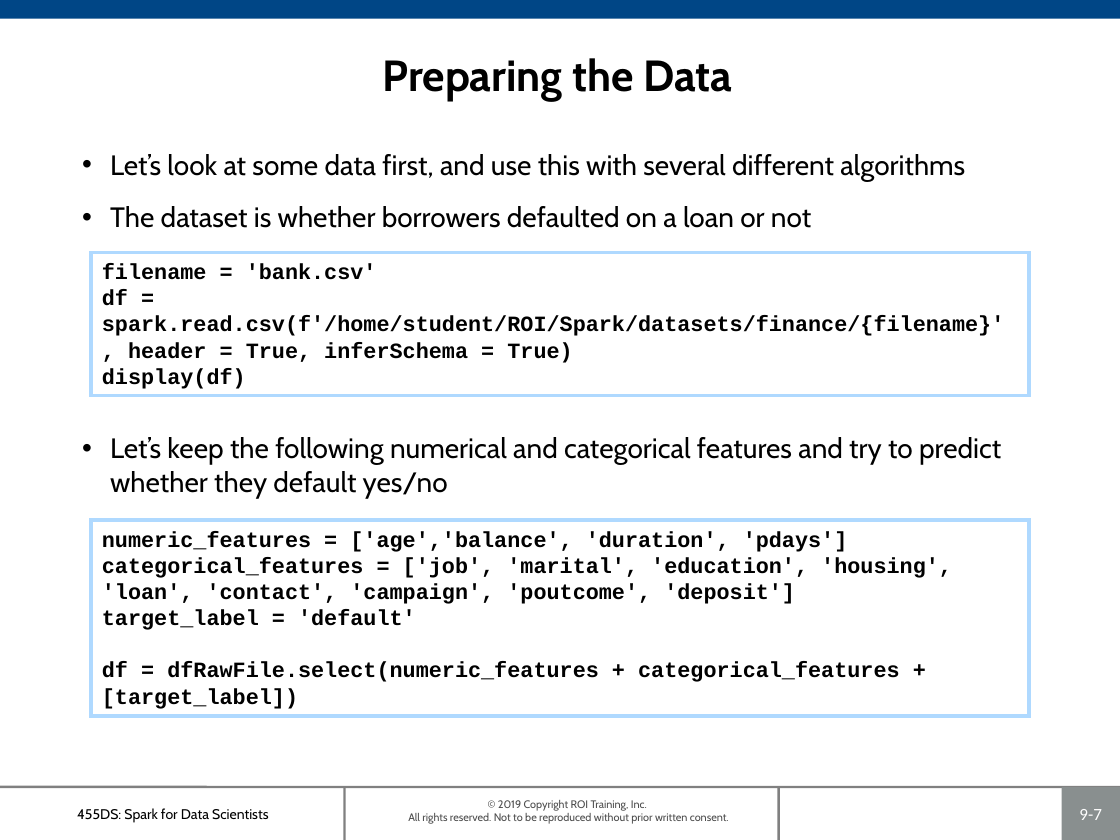
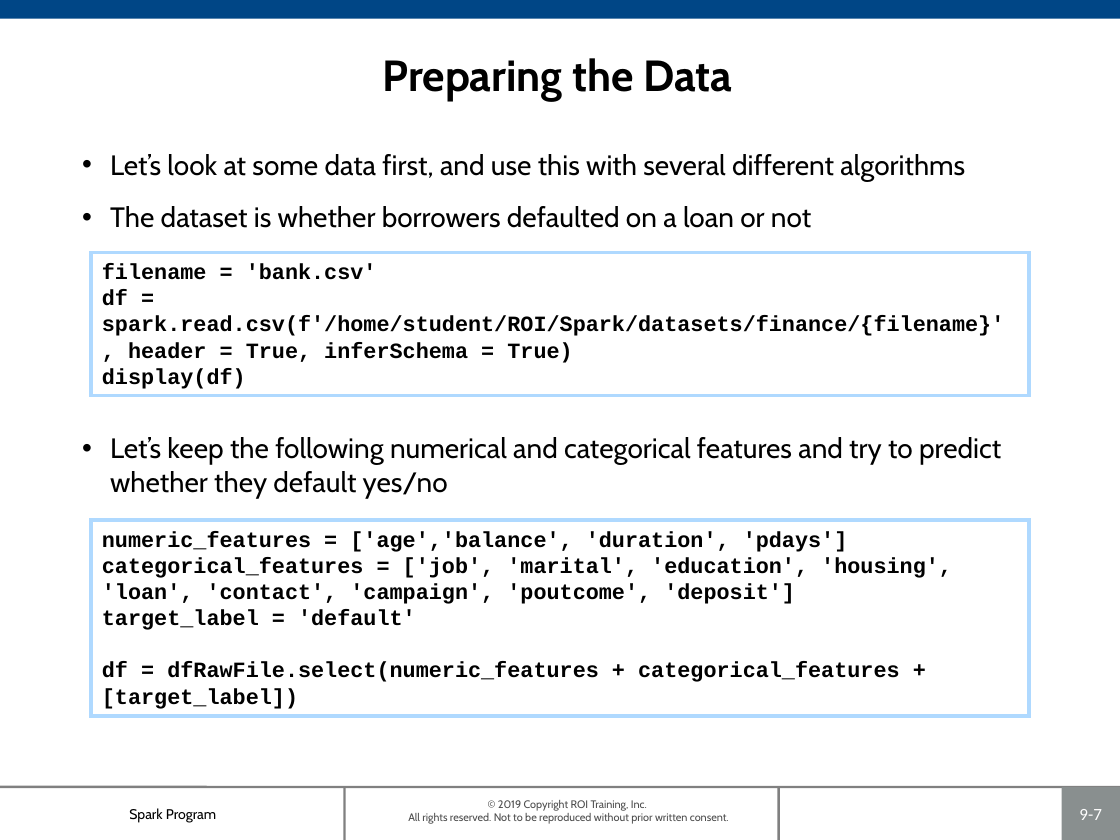
Before and after one commit to roitraining/SparkProgram, a slide deck: slide 7 of Day7/Ch09_ClassificationModels.pptx. Drawn at 1120x840 pixels with LibreOffice and Linux fonts; fonts in the diff are those of the drawing; background and template pictures are left out. Boxes give left, top, right and bottom in pixels: in the first picture for what was removed or moved away, otherwise in the second. Text is boxed around its words. In the diff, an @@ line names an element or a change of style, - is before the commit and + after.

```diff
--- a/Day7/Ch09_ClassificationModels.pptx
+++ b/Day7/Ch09_ClassificationModels.pptx
@@ text at box(129, 808, 216, 823): text changed @@
-455DS: Spark for Data Scientists
+Spark Program
```
Also in this commit, not shown: 27 other slides changed, 1 other file.
